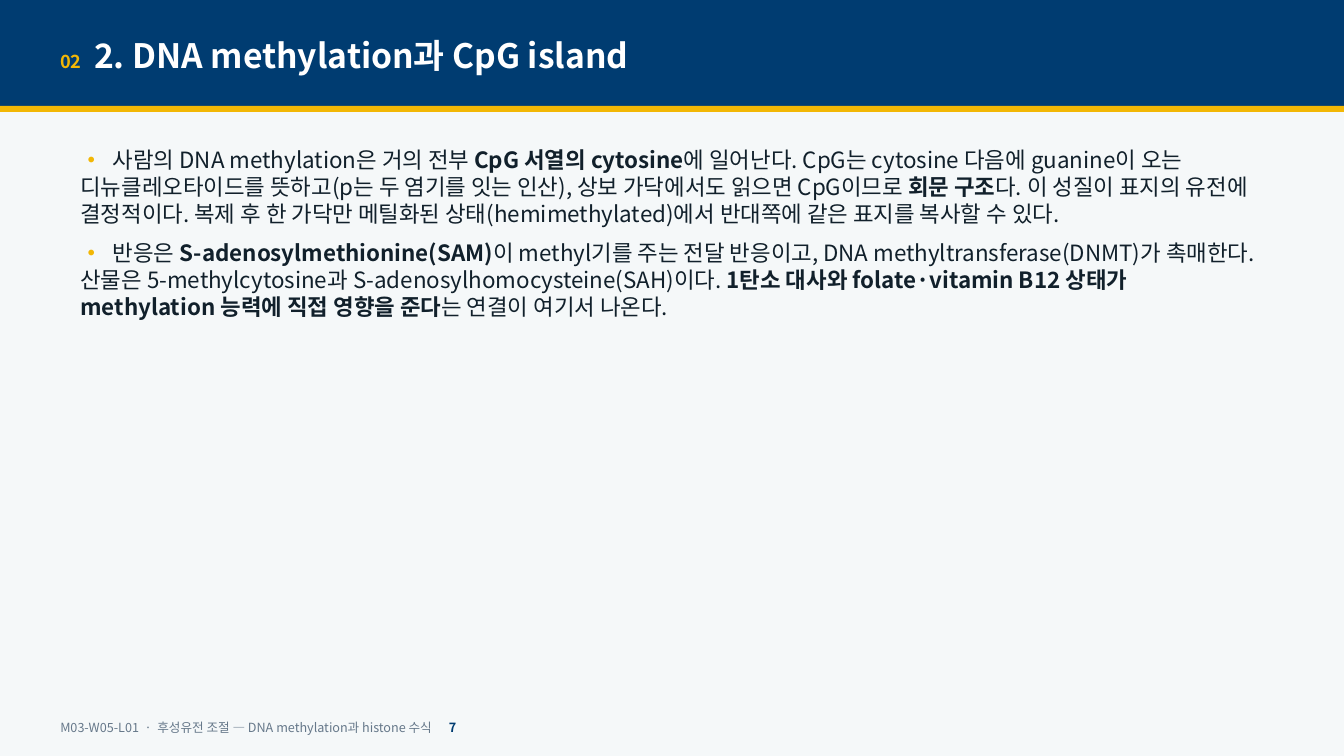
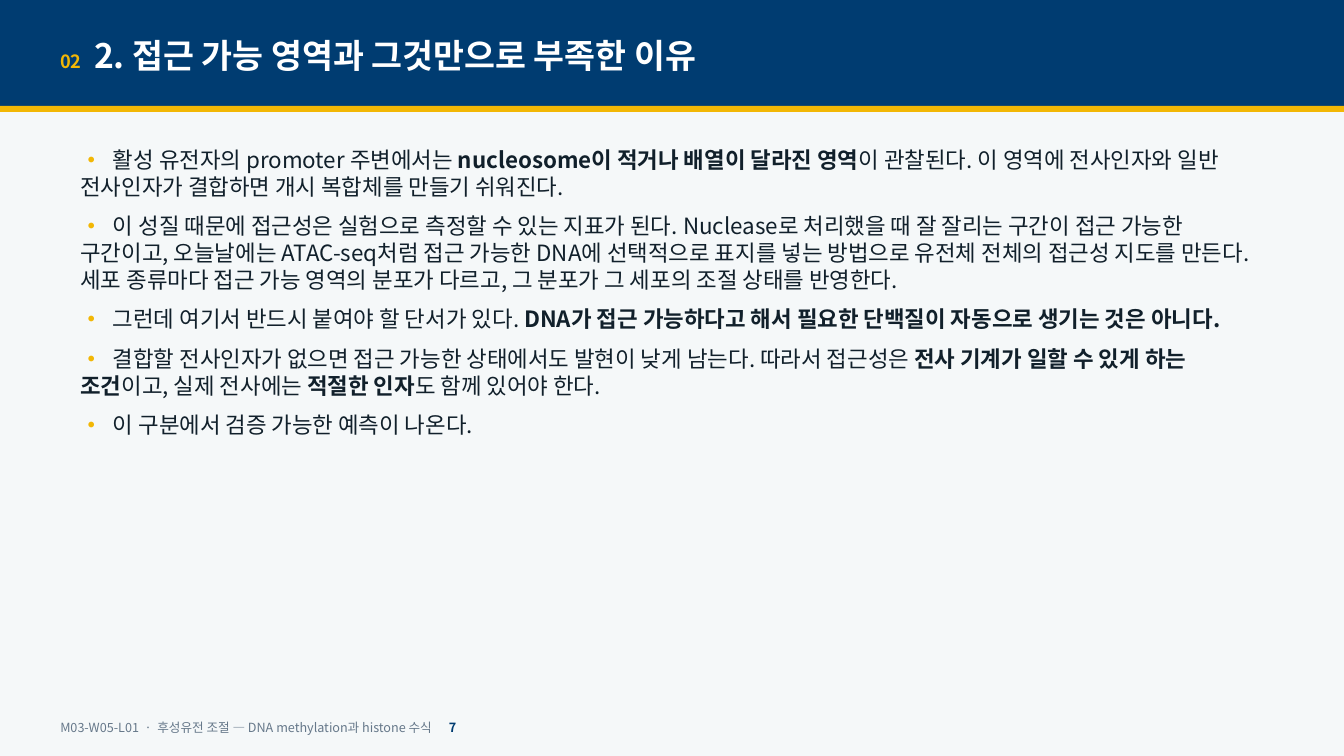
Before and after one commit to hoperiasd2/hoperiasd2.github.io, a slide deck: slide 7 of curriculum/M03/W05/L01/slides.pptx. Drawn at 1344x756 pixels with LibreOffice and Linux fonts; fonts in the diff are those of the drawing. Boxes give left, top, right and bottom in pixels: in the first picture for what was removed or moved away, otherwise in the second. Text is boxed around its words. In the diff, an @@ line names an element or a change of style, - is before the commit and + after.

```diff
--- a/curriculum/M03/W05/L01/slides.pptx
+++ b/curriculum/M03/W05/L01/slides.pptx
@@ text at <box>60,39,696,71</box>: text changed @@
-02 2. DNA methylation과 CpG island
+02 2. 접근 가능 영역과 그것만으로 부족한 이유
@@ text at <box>80,149,1249,435</box>: text changed @@
-• 사람의 DNA methylation은 거의 전부 CpG 서열의 cytosine에 일어난다. CpG는 cytosine 다음에 guanine이 오는 디뉴클레오타이드를 뜻하고(p는 두 염기를 잇는 인산), 상보 가닥에서도 읽으면 CpG이므로 회문 구조다. 이 성질이 표지의 유전에 결정적이다. 복제 후 한 가닥만 메틸화된 상태(hemimethylated)에서 반대쪽에 같은 표지를 복사할 수 있다.
-• 반응은 S-adenosylmethionine(SAM)이 methyl기를 주는 전달 반응이고, DNA methyltransferase(DNMT)가 촉매한다. 산물은 5-methylcytosine과 S-adenosylhomocysteine(SAH)이다. 1탄소 대사와 folate·vitamin B12 상태가 methylation 능력에 직접 영향을 준다는 연결이 여기서 나온다.
+• 활성 유전자의 promoter 주변에서는 nucleosome이 적거나 배열이 달라진 영역이 관찰된다. 이 영역에 전사인자와 일반 전사인자가 결합하면 개시 복합체를 만들기 쉬워진다.
+• 이 성질 때문에 접근성은 실험으로 측정할 수 있는 지표가 된다. Nuclease로 처리했을 때 잘 잘리는 구간이 접근 가능한 구간이고, 오늘날에는 ATAC-seq처럼 접근 가능한 DNA에 선택적으로 표지를 넣는 방법으로 유전체 전체의 접근성 지도를 만든다. 세포 종류마다 접근 가능 영역의 분포가 다르고, 그 분포가 그 세포의 조절 상태를 반영한다.
+• 그런데 여기서 반드시 붙여야 할 단서가 있다. DNA가 접근 가능하다고 해서 필요한 단백질이 자동으로 생기는 것은 아니다.
+• 결합할 전사인자가 없으면 접근 가능한 상태에서도 발현이 낮게 남는다. 따라서 접근성은 전사 기계가 일할 수 있게 하는 조건이고, 실제 전사에는 적절한 인자도 함께 있어야 한다.
+• 이 구분에서 검증 가능한 예측이 나온다.
```
Also in this commit, not shown: 42 other slides changed, 8 slides added, 5 slides removed, 17 other files.
